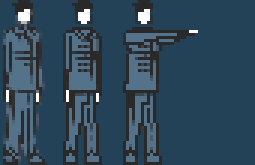
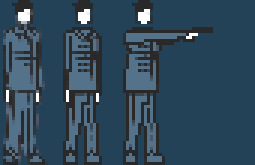
Comparing the layer stacks of the two w=255, h=165 images. Changes:
painted on "Layer 1 copy" over (x1=123, y1=27, x2=213, y2=165)
